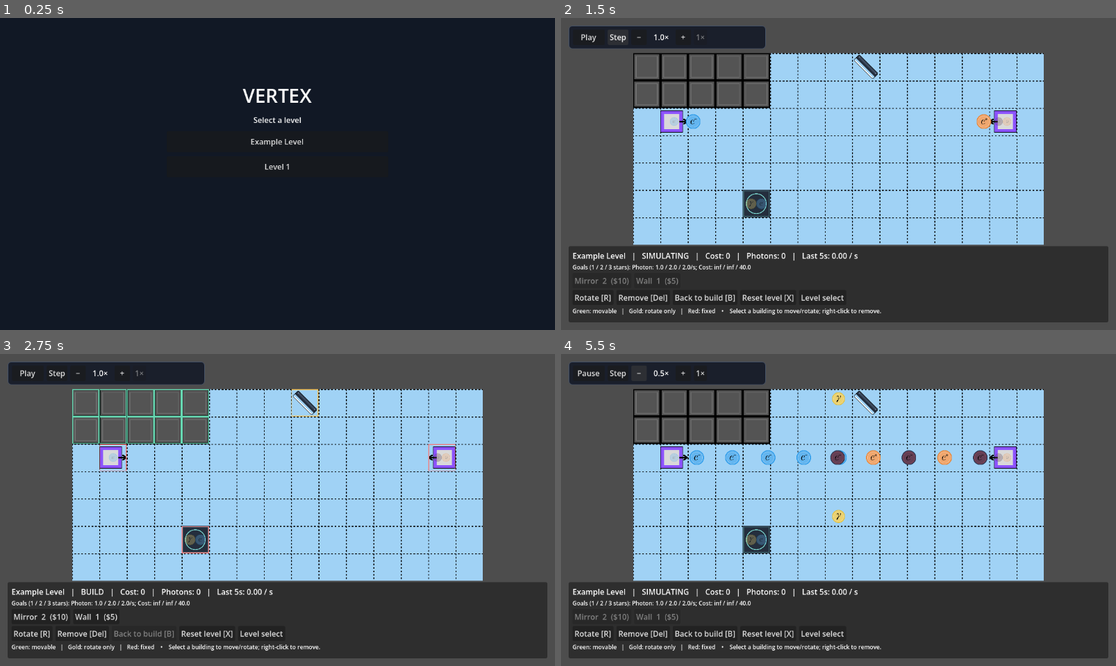
Above: before the commit, frames 1-4 (two rows, left to right).
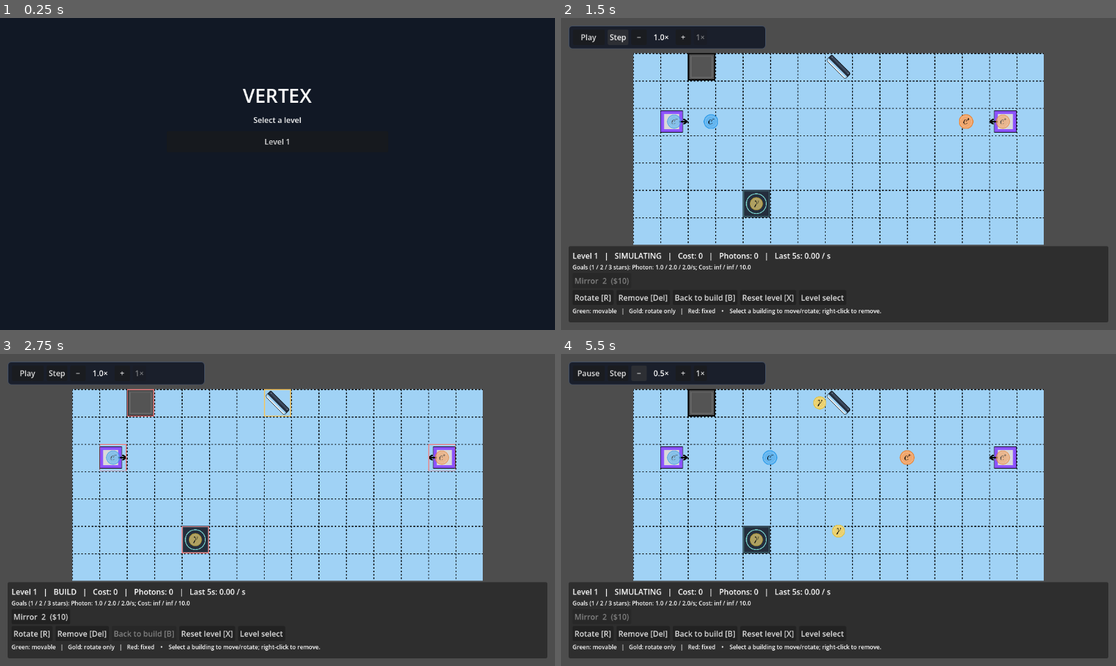
Above: after the commit, the same moments.

Repository: Breakerchap/vertex
Game: Godot game, scene res://MainScene/level_select.tscn
Same seed, same stepped clock (60 frames per second), same inputs: the game is played once before the commit and once after it.
Inputs:
- Up to frame 1 (0.25 s): no input
- Up to frame 2 (1.5 s): click "Example Level" (after the commit: "Level 1") at 0.5 s; click "Step" at 1.25 s
- Up to frame 3 (2.75 s): click "Back to build [B]" at 2 s
- Up to frame 4 (5.5 s): click "Play" at 2.75 s; click "Pause" at 3.5 s; click "Play" at 4.25 s; click "−" at 5 s

The runs differ from the first frame. In frame 1, 0.1% of the frame differs, in the area x 45-55%, y 38-49%; in frame 2, 5.5%; in frame 3, 5.3%; in frame 4, 6.3%, in the area x 2-82%, y 11-86%.

Commit message:
imrpove level and mirror UX

Diff:
--- a/Buildings/Mirror/mirror.gd
+++ b/Buildings/Mirror/mirror.gd
@@ -21,7 +21,7 @@
 
 ## Sweeps a particle circle against the mirror's rectangular body.
 ## Only the straight front face is reflective; the back and ends absorb.
-func sweep(from: Vector2, motion: Vector2, particle_radius: float) -> Dictionary:
+func sweep(from: Vector2, motion: Vector2, particle_radius: float, center_reflection: bool = false) -> Dictionary:
   var tangent := global_transform.x.normalized()
   var normal := Vector2(-tangent.y, tangent.x)
   var half_width := HALF_WIDTH * global_transform.x.length()
@@ -37,7 +37,10 @@
   # Check the four straight faces expanded by the particle radius.
   if absf(move.y) > EPSILON:
     for side in [-1.0, 1.0]:
-      var t: float = (side * (half_height + radius) - start.y) / move.y
+      # Photons reflect when their centre reaches the mirror centre line.
+      # Other particles still collide with the visible front of the body.
+      var face_y: float = 0.0 if center_reflection and side < 0.0 else side * (half_height + radius)
+      var t: float = (face_y - start.y) / move.y
       var x: float = start.x + move.x * t
       var face_normal := Vector2(0.0, side)
       if t >= 0.0 and t <= 1.0 and t < best_t and absf(x) <= half_width and move.dot(face_normal) < -EPSILON:
@@ -89,7 +92,8 @@
         if distances[i] < distances[nearest]:
           nearest = i
       contact_normal = normals[nearest]
-    if move.dot(contact_normal) < -EPSILON:
+    var approaching_center := center_reflection and contact_normal.is_equal_approx(Vector2.UP) and start.y <= 0.0 and move.y > EPSILON
+    if move.dot(contact_normal) < -EPSILON and not approaching_center:
       best_t = 0.0
       best_normal = contact_normal
       reflective = contact_normal.is_equal_approx(Vector2.UP)
@@ -97,3 +101,7 @@
   if best_t == INF:
     return {}
   return {"fraction": best_t, "normal": (tangent * best_normal.x + normal * best_normal.y).normalized(), "reflective": reflective}
+
+## Photons use the centre line while retaining physical collisions on the back and ends.
+func sweep_photon(from: Vector2, motion: Vector2, particle_radius: float) -> Dictionary:
+  return sweep(from, motion, particle_radius, true)
--- a/Buildings/particle_preview.gd
+++ b/Buildings/particle_preview.gd
@@ -4,20 +4,28 @@
 const ELECTRON = preload("res://Particles/Electron/electron.png")
 const POSITRON = preload("res://Particles/Electron/positron.png")
 var particle_names: Array[String] = []
+var emitter_preview: bool = false
+
+func _process(_delta: float) -> void:
+  # Counteract the parent rotation while keeping the preview attached to it.
+  if not is_zero_approx(global_rotation):
+    global_rotation = 0.0
 
 func _draw() -> void:
   if particle_names.is_empty(): return
-  var icon_size := minf(40.0, 78.0 / particle_names.size())
+  var max_size := 65.0 if emitter_preview else 48.0
+  var max_width := 96.0 if emitter_preview else 84.0
+  var icon_size := minf(max_size, max_width / particle_names.size())
   var width := icon_size * particle_names.size()
   for i in range(particle_names.size()):
     var name := particle_names[i]
     var texture: Texture2D = ELECTRON
     if name == "photon": texture = PHOTON
     elif name == "positron": texture = POSITRON
-    var tint := Color(1, 1, 1, 0.3)
-    if name.ends_with("_r"): tint = Color(1, 0.35, 0.35, 0.3)
-    elif name.ends_with("_g"): tint = Color(0.35, 1, 0.45, 0.3)
-    elif name.ends_with("_b"): tint = Color(0.4, 0.55, 1, 0.3)
+    var tint := Color(1, 1, 1, 0.7)
+    if name.ends_with("_r"): tint = Color(1, 0.35, 0.35, 1.0)
+    elif name.ends_with("_g"): tint = Color(0.35, 1, 0.45, 1.0)
+    elif name.ends_with("_b"): tint = Color(0.4, 0.55, 1, 1.0)
     draw_texture_rect(texture, Rect2(-width * 0.5 + i * icon_size, -icon_size * 0.5, icon_size, icon_size), false, tint)
 
 func show_particles(names: Array[String]) -> void:
--- a/MainScene/level_game.gd
+++ b/MainScene/level_game.gd
@@ -144,6 +144,7 @@
 
 func _load_initial_board() -> void:
   running = false
+  cancel_pending_steps()
   simulating = false
   completed = false
   _clear_particles()
@@ -204,6 +205,7 @@
     var preview = Node2D.new()
     preview.set_script(PREVIEW)
     preview.z_index = 2
+    preview.emitter_preview = entry.kind == "emitter"
     building.add_child(preview)
     var names: Array[String] = []
     names.assign(entry.get("particles", ["photon"] if entry.kind == "detector" else ["electron"]))
@@ -329,6 +331,7 @@
 
 func stop_to_build() -> void:
   running = false
+  cancel_pending_steps()
   simulating = false
   _accumulated_time = 0.0
   for building in buildings:
@@ -381,6 +384,7 @@
   if stars > 0:
     completed = true
     running = false
+    cancel_pending_steps()
     var stats := ""
     var latest: Dictionary = windows.back()
     for kind in total_counts:
--- a/MainScene/simulation_controls.gd
+++ b/MainScene/simulation_controls.gd
@@ -1,5 +1,6 @@
 extends CanvasLayer
 
+const STEP_COUNT: int = 15
 const SPEEDS: Array[float] = [0.25, 0.5, 1.0, 2.0, 4.0]
 
 @onready var simulation: ParticleSimulation = get_parent() as ParticleSimulation
@@ -26,6 +27,7 @@
     return
   if simulation.has_method("begin_run") and not simulation.simulating:
     simulation.begin_run()
+  simulation.cancel_pending_steps()
   simulation.running = not simulation.running
   _update_controls()
 
@@ -34,7 +36,7 @@
     return
   if simulation.has_method("begin_run") and not simulation.simulating:
     simulation.begin_run()
-  simulation.step_once()
+  simulation.request_steps(STEP_COUNT)
   _update_controls()
 
 func _change_speed(direction: int) -> void:
--- a/MainScene/simulation_controls.tscn
+++ b/MainScene/simulation_controls.tscn
@@ -39,7 +39,7 @@
 text = "Pause"
 
 [node name="Step" type="Button" parent="Panel/Margin/Controls"]
-tooltip_text = "Pause and advance one simulation step"
+tooltip_text = "Pause and smoothly advance 15 simulation steps"
 text = "Step"
 
 [node name="Slower" type="Button" parent="Panel/Margin/Controls"]
--- a/Particles/Photon/photon.gd
+++ b/Particles/Photon/photon.gd
@@ -3,7 +3,7 @@
 func _ready() -> void:
   flavour = Flavour.PHOTON
   size = 0.75
-  speed = 600
+  speed = 750
   spin = 1.0
   charge = 0
 
--- a/Particles/particle_simulation.gd
+++ b/Particles/particle_simulation.gd
@@ -10,21 +10,36 @@
 @export_range(0.25, 4.0, 0.25) var simulation_speed: float = 1.0
 
 var _accumulated_time: float = 0.0
+var _pending_steps: int = 0
 var level_bounds_enabled: bool = false
 var level_bounds: Rect2
 
 func _physics_process(delta: float) -> void:
   if not running:
+    if _pending_steps > 0:
+      _pending_steps -= 1
+      step_simulation(1.0 / float(Engine.physics_ticks_per_second))
     return
+  _pending_steps = 0
   var step_duration := 1.0 / float(Engine.physics_ticks_per_second)
   _accumulated_time += delta * maxf(simulation_speed, 0.0)
   while running and _accumulated_time + 0.0000001 >= step_duration:
     _accumulated_time = maxf(0.0, _accumulated_time - step_duration)
     step_simulation(step_duration)
 
+## Queue fixed-size steps, advancing one per physics frame while paused.
+func request_steps(count: int) -> void:
+  running = false
+  _accumulated_time = 0.0
+  _pending_steps += maxi(count, 0)
+
+func cancel_pending_steps() -> void:
+  _pending_steps = 0
+
 ## Pause and advance one fixed physics tick, independent of the speed setting.
 func step_once() -> void:
   running = false
+  cancel_pending_steps()
   _accumulated_time = 0.0
   step_simulation(1.0 / float(Engine.physics_ticks_per_second))
 
@@ -73,7 +88,12 @@
       return
     var hit: Dictionary = {}
     for obstacle in obstacles:
-      var candidate: Dictionary = obstacle.sweep(particle.global_position, motion, particle.collision_radius * absf(particle.global_scale.x))
+      var radius := particle.collision_radius * absf(particle.global_scale.x)
+      var candidate: Dictionary
+      if particle.flavour == Particle.Flavour.PHOTON and obstacle.has_method("sweep_photon"):
+        candidate = obstacle.sweep_photon(particle.global_position, motion, radius)
+      else:
+        candidate = obstacle.sweep(particle.global_position, motion, radius)
       if not candidate.is_empty() and (hit.is_empty() or candidate.fraction < hit.fraction):
         hit = candidate
         hit["obstacle"] = obstacle
@@ -88,7 +108,7 @@
       return
     var normal: Vector2 = hit.normal
     particle.direction = particle.direction.bounce(normal).normalized()
-    particle.global_position += normal * 0.001
+    particle.global_position += particle.direction * 0.001
     remaining *= 1.0 - float(hit.fraction)
 
 func _obstacles() -> Array[Node]:
Not shown, removed: Levels/Example Level.level
